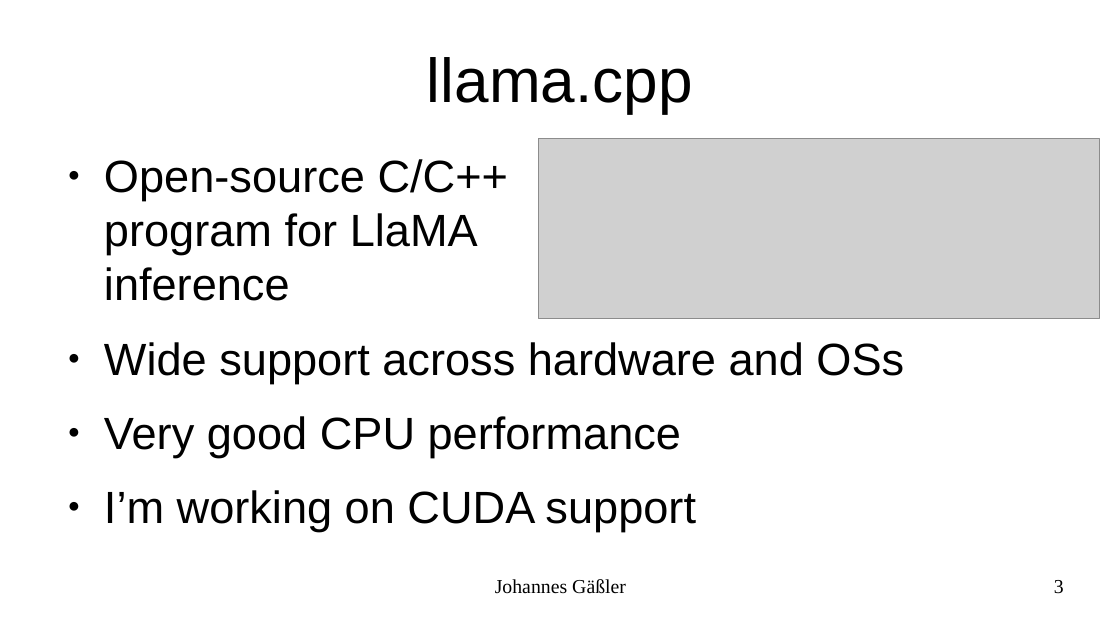
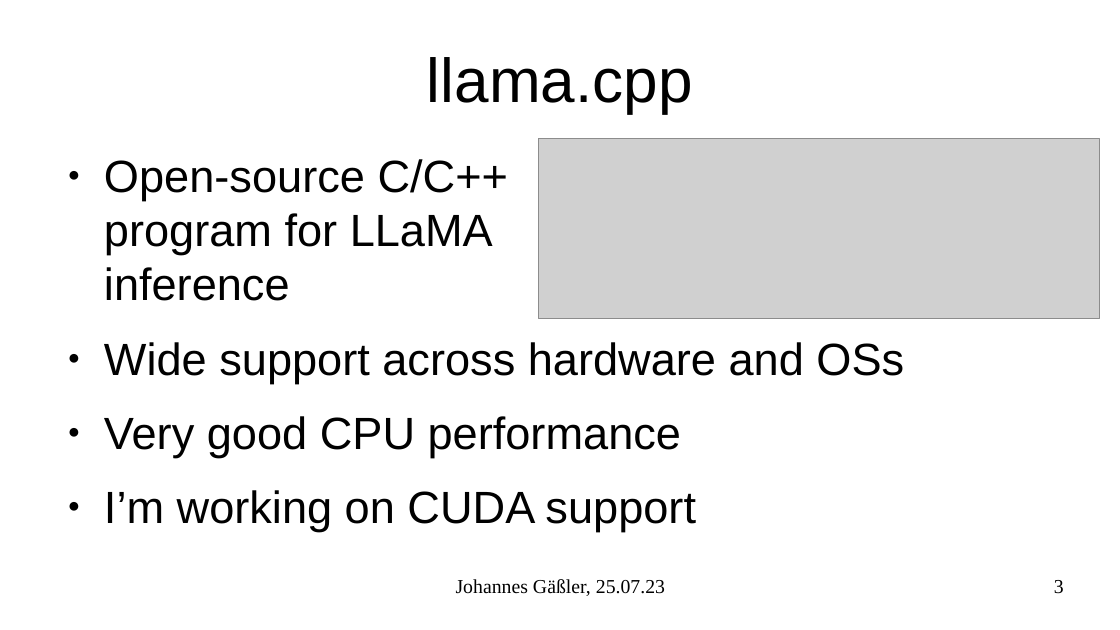
Before and after one commit to JohannesGaessler/presentations, a slide deck: slide 3 of 2023_07_25_llama.cpp_GPU_Acceleration/karlsruhe.ai.odp. Drawn at 1120x630 pixels with LibreOffice and Linux fonts; fonts in the diff are those of the drawing; grey boxes stand for pictures. Boxes give left, top, right and bottom in pixels: in the first picture for what was removed or moved away, otherwise in the second. Text is boxed around its words. In the diff, an @@ line names an element or a change of style, - is before the commit and + after.

```diff
--- a/2023_07_25_llama.cpp_GPU_Acceleration/karlsruhe.ai.odp
+++ b/2023_07_25_llama.cpp_GPU_Acceleration/karlsruhe.ai.odp
@@ text at (104,159,508,301): text changed @@
-● Open-source C/C++
-  program for LlaMA
-  inference
+● Open-source C/C++
+  program for LLaMA
+  inference
@@ text at (456,579,665,596): text changed @@
-Johannes Gäßler
+Johannes Gäßler, 25.07.23
```
Also in this commit, not shown: 15 other slides changed, 4 slides added, 3 other files.
